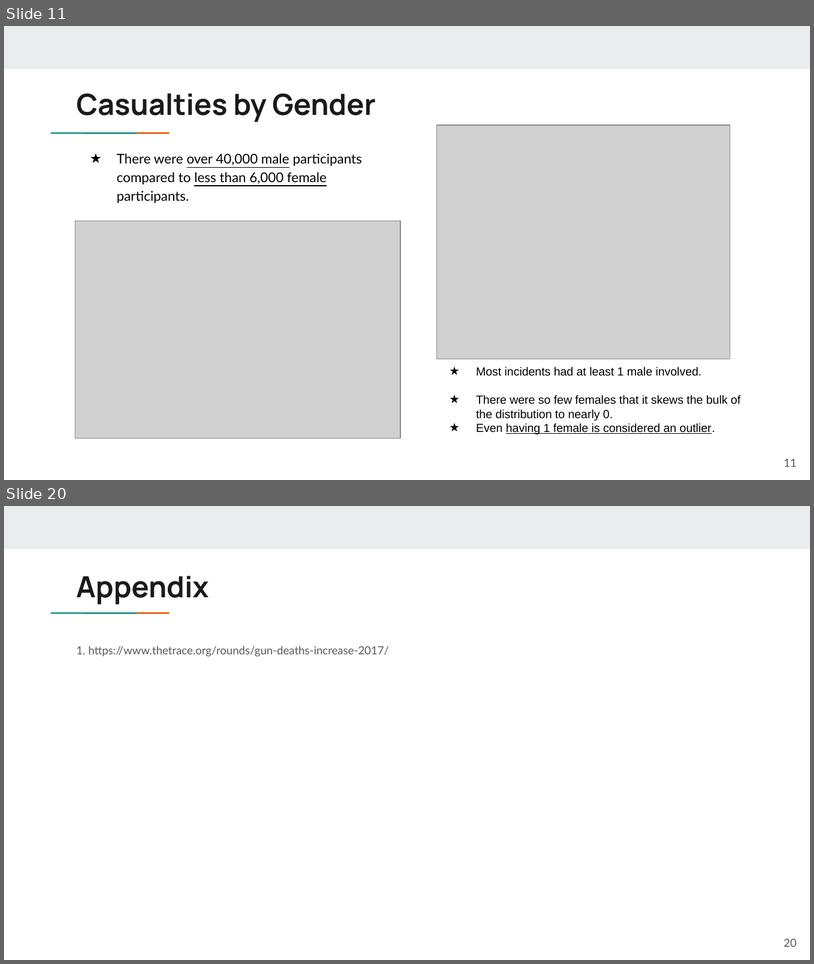
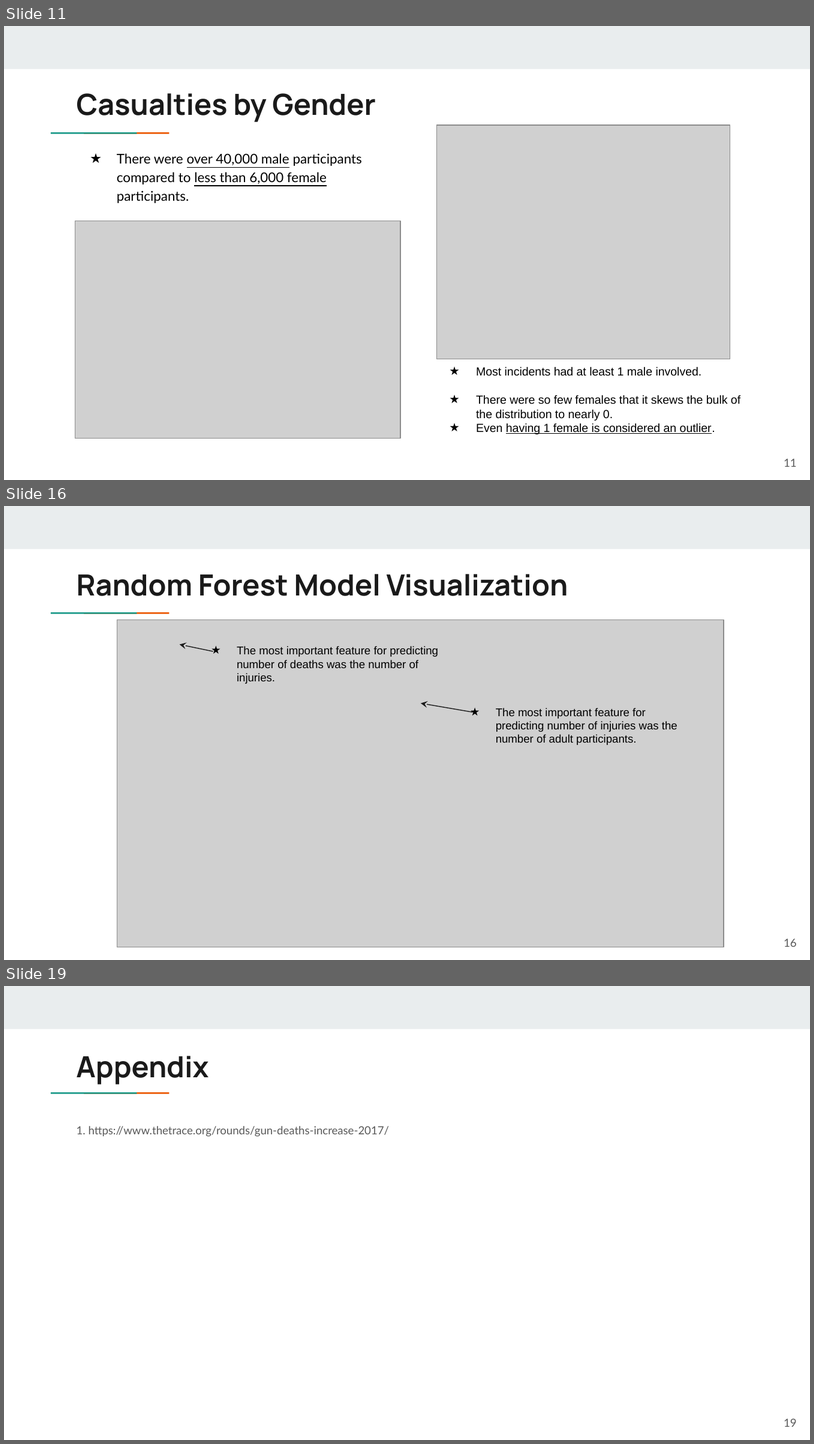
Before and after one commit to nysportsfan/Gun-Violence-in-the-US, a slide deck: Final_Presentation/06_gun_violence_presentation.pptx. Shown one above the other, each under a label of ours: slides 11 and 20 before the commit, slides 11, 16 and 19 after it; the slides between them are not shown. The pictures are 814x964 and 814x1444 pixels, drawn with LibreOffice and Linux fonts; fonts in the diff are those of the drawing; grey boxes stand for pictures. Boxes give left, top, right and bottom in pixels: in the first picture for what was removed or moved away, otherwise in the second. Text is boxed around its words. In the diff, an @@ line names an element or a change of style, - is before the commit and + after.

```diff
--- a/Final_Presentation/06_gun_violence_presentation.pptx
+++ b/Final_Presentation/06_gun_violence_presentation.pptx
@@ slide 16 added at <box>4,506,810,960</box>, background #FFFFFF; not listed: 3 template elements that a slide beside it also shows @@
@@ title added at <box>77,574,569,596</box>, 26 pt, text #1A1A1A, bold @@
+Random Forest Model Visualization
@@ picture added at <box>117,620,724,947</box> @@
@@ arrow added from (213, 651) to (180, 645), #1A1A1A 0.75 pt @@
@@ text added at <box>237,646,438,668</box>, 10 pt, text #000000 @@
+★ The most important feature for predicting number of deaths was the number of injuries.
@@ arrow added from (473, 712) to (421, 703), #1A1A1A 0.75 pt @@
@@ text added at <box>496,708,678,745</box>, 10 pt, text #000000 @@
+★ The most important feature for predicting number of injuries was the number of adult participants.
@@ page number added at <box>784,938,797,946</box>, 10 pt, text #595959 @@
+16
@@ what was slide 20 is now slide 19 @@
@@ page number at <box>784,1418,797,1426</box>: text changed @@
-20
+19
```
Also in this commit, not shown: 7 slides changed, 2 slides removed, 1 other file.
